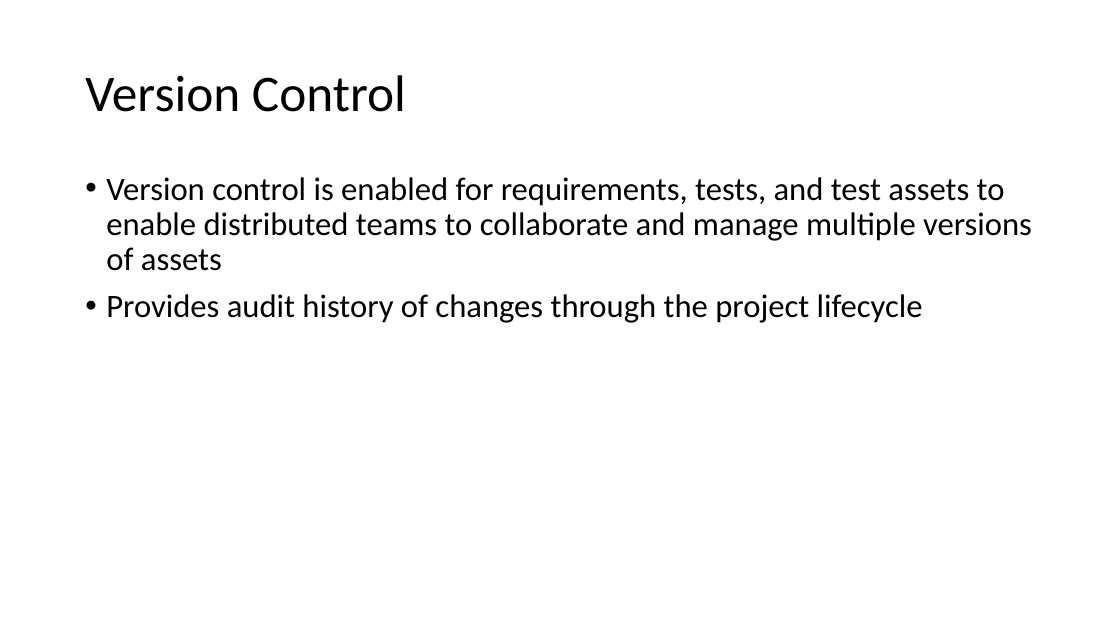
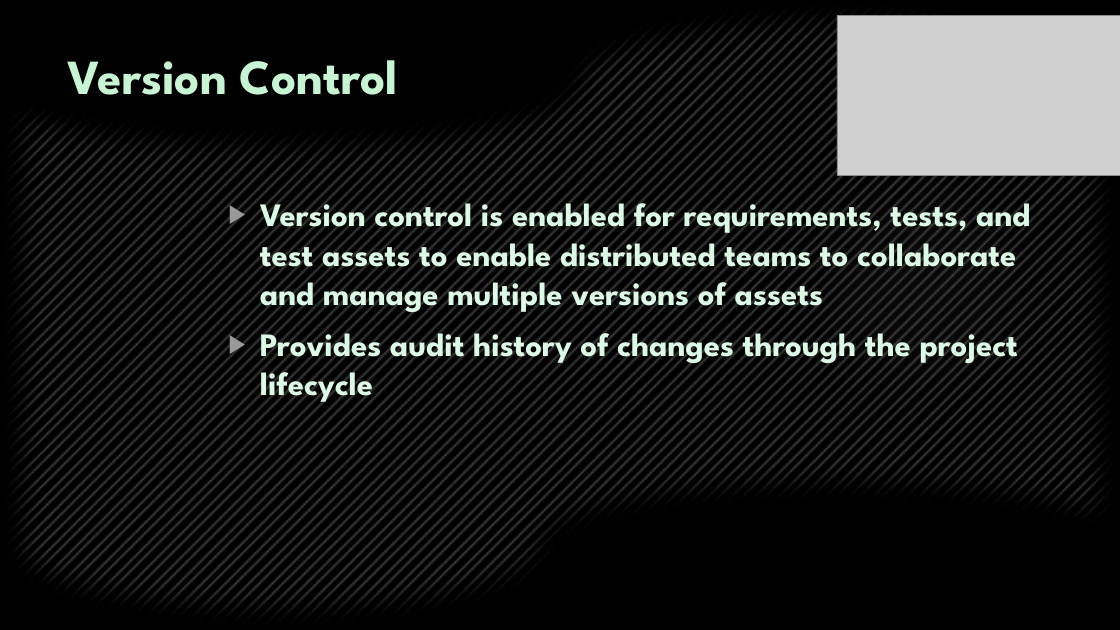
Before and after one commit to Team-Griffin-SQA-2015/Presentation-Preparations, a slide deck: slide 7 of 04. TestCaseManagementSystem defense - 27.11.15/HP Quality Center.pptx. Drawn at 1120x630 pixels with LibreOffice and Linux fonts; fonts in the diff are those of the drawing; grey boxes stand for pictures; background and template pictures are left out. Boxes give left, top, right and bottom in pixels: in the first picture for what was removed or moved away, otherwise in the second. Text is boxed around its words. In the diff, an @@ line names an element or a change of style, - is before the commit and + after.

```diff
--- a/04. TestCaseManagementSystem defense - 27.11.15/HP Quality Center.pptx
+++ b/04. TestCaseManagementSystem defense - 27.11.15/HP Quality Center.pptx
@@ background #FFFFFF to picture (left out) @@
@@ flow chart punched tape added at (0, 0, 1120, 630), fill pattern #4D4D4D on #000000 @@
@@ picture added at (837, 15, 1120, 176) @@
@@ title "Version Control": place and size @@
-title "Version Control" at (85, 75, 406, 112)
+title "Version Control" at (68, 60, 398, 95)
@@ title "Version Control" at (68, 60, 398, 95): size 44 to 42 pt, font Calibri to League Spartan, text colour #000000 to #C7F5D4, bold on; line spacing 0.9 to 1; vertical alignment middle to top @@
@@ ellipse added at (791, 154, 1049, 413), fill gradient #666666 @@
@@ text "Version control is enabled for ...": place and size @@
-text "Version control is enabled for ..." at (106, 177, 1032, 323)
+text "Version control is enabled for ..." at (260, 194, 1030, 402)
@@ text "Version control is enabled for ..." at (260, 194, 1030, 402): font Calibri to League Spartan, text colour #000000 to #DBF9E5, bold on; bullet • to ▶; line spacing 0.9 to 1 @@
```
Also in this commit, not shown: 9 other slides changed, 1 slide added, 1 slide removed.
